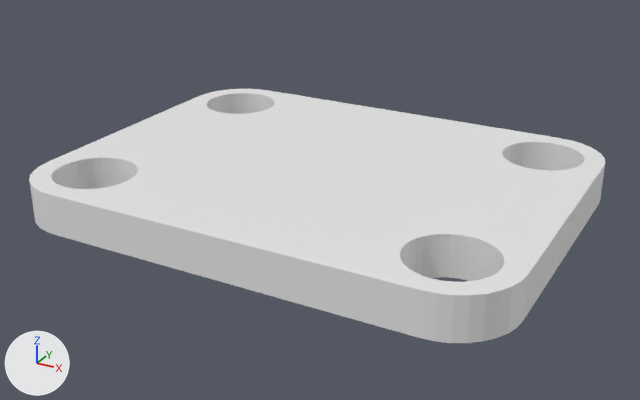
Two versions of the Blender file v2_BlenderSource/ChargerBracket.blend, one commit apart.
One viewpoint serves both versions: a 50 mm camera at (1.93, -3.57, 1.78) aimed at (0.02, -0.1, 0.04). The axes (+X, +Y, +Z) are drawn at lower left. The lights are the same throughout.
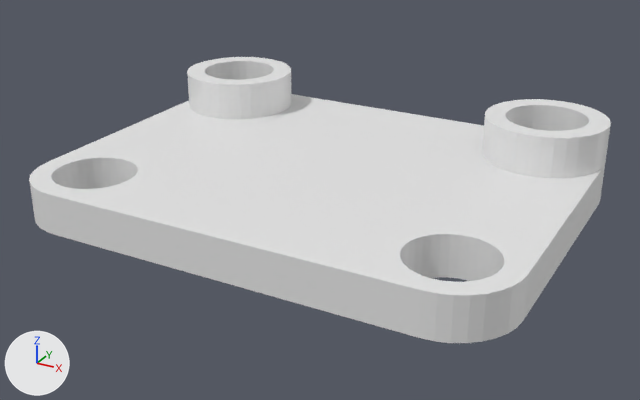
Changed parts and their boxes [x1, y1, x2, y2] in the pictures (640 x 400 px):
'Circle.001', reshaped (13% taller)
    before: [29, 89, 605, 343]
    after: [29, 57, 611, 343]
part 1 of me_circle_001, built on
    before: [189, 89, 605, 178]
    after: [187, 57, 611, 178]

What the commit changed:
me_circle_001 is used by ob_circle_001; location (0.0, 0.0, 0.0); rotation (0.0, 0.0, 3.142), in degrees (0, 0, 180).
me_circle_001 had 512 vertices, 422 faces and spanned x -1.2..1.2, y -0.9..0.95, z 0.0..0.2.
me_circle_001 now has 640 vertices, 550 faces and spans x -1.2..1.2, y -0.9..0.95, z 0.0..0.4.
Part 1, on me_circle_001:
64 faces are deleted.
128 new vertices lie (0.0, 0.0, 0.2) away from vertices in x -1.2..1.2, y -0.9..-0.3, z 0.2.
192 new faces join them.
